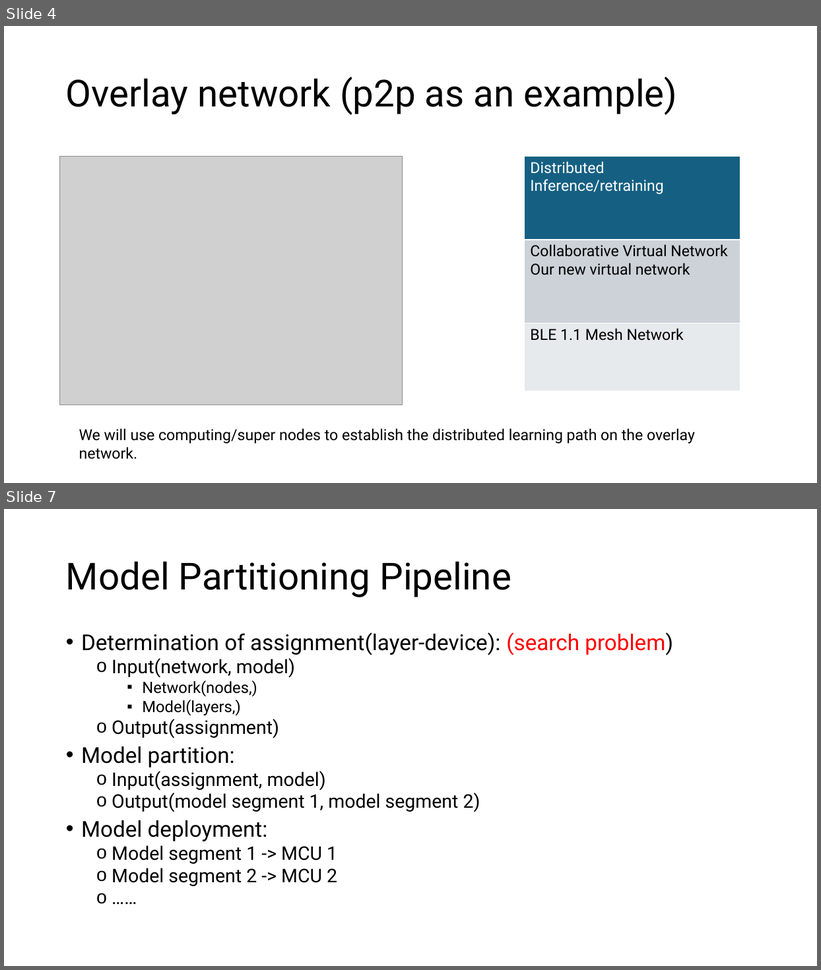
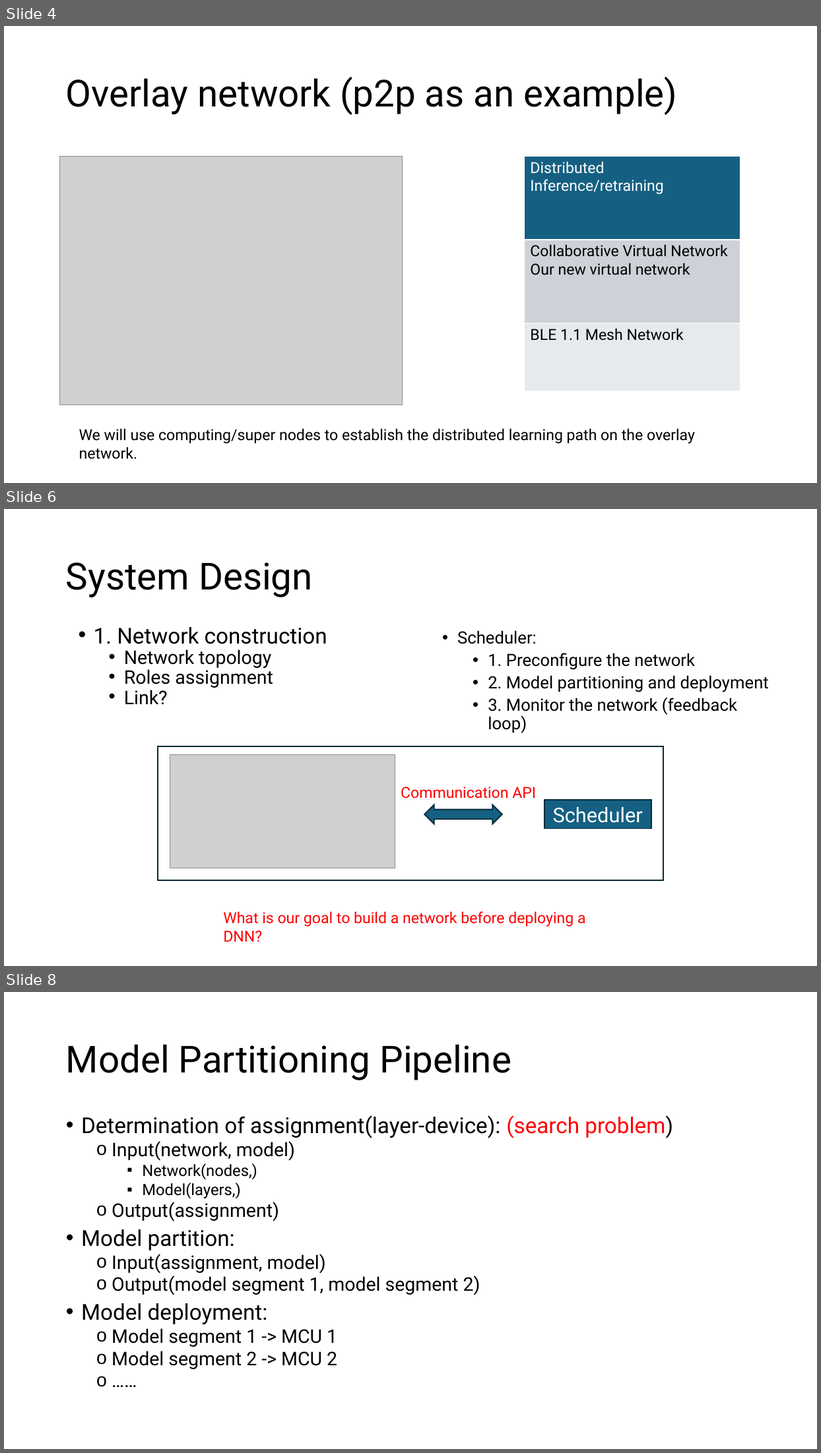
Before and after one commit to GXG-CS/on_device_learning, a slide deck: micro-network-project.pptx. Shown one above the other, each under a label of ours: slides 4 and 7 before the commit, slides 4, 6 and 8 after it; the slides between them are not shown. The pictures are 821x970 and 821x1453 pixels, drawn with LibreOffice and Linux fonts; fonts in the diff are those of the drawing; grey boxes stand for pictures. Boxes give left, top, right and bottom in pixels: in the first picture for what was removed or moved away, otherwise in the second. Text is boxed around its words. In the diff, an @@ line names an element or a change of style, - is before the commit and + after.

Commit message:
feedback

```diff
--- a/micro-network-project.pptx
+++ b/micro-network-project.pptx
@@ slide 6 added at (4, 509, 817, 966), background #FFFFFF @@
@@ title added at (66, 562, 313, 597), 44 pt, text #000000 @@
+System Design
@@ text added at (94, 627, 327, 704), 22.2 pt, text #000000 @@
+• 1. Network construction
+  • Network topology
+  • Roles assignment
+  • Link?
@@ text added at (457, 630, 769, 733), 20 pt, text #000000 @@
+• Scheduler:
+  • 1. Preconfigure the network
+  • 2. Model partitioning and deployment
+  • 3. Monitor the network (feedback loop)
@@ group added at (158, 747, 663, 881): 2 rectangles, 1 picture, 1 left right arrow, 1 text @@
+Scheduler
+Communication API
@@ text added at (223, 912, 586, 927), 18 pt, text #FF0000 @@
+What is our goal to build a network before deploying a DNN?
@@ what was slide 7 is now slide 8 @@
```
Also in this commit, not shown: 4 slides changed, 1 other slide added.
